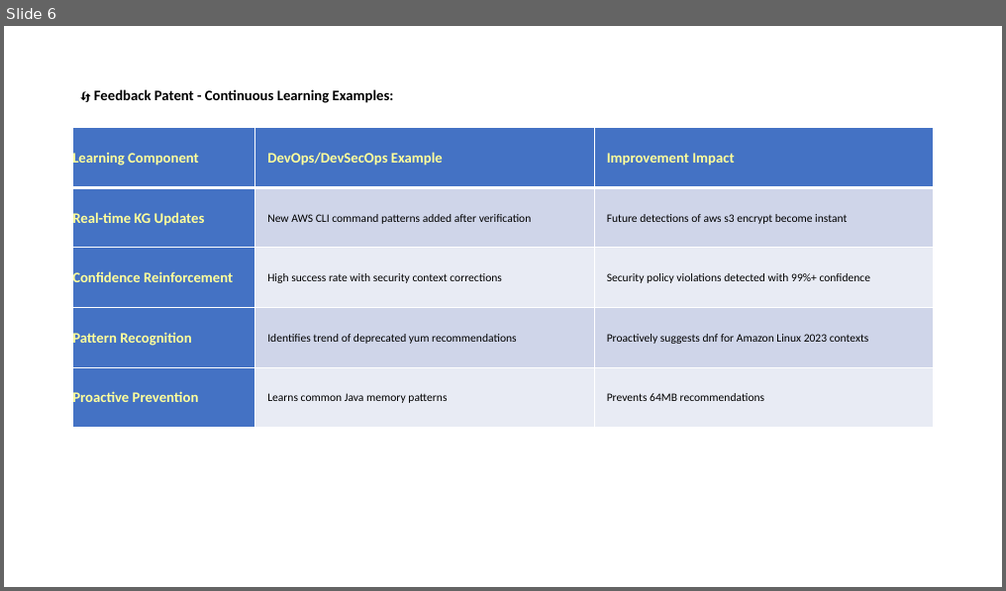
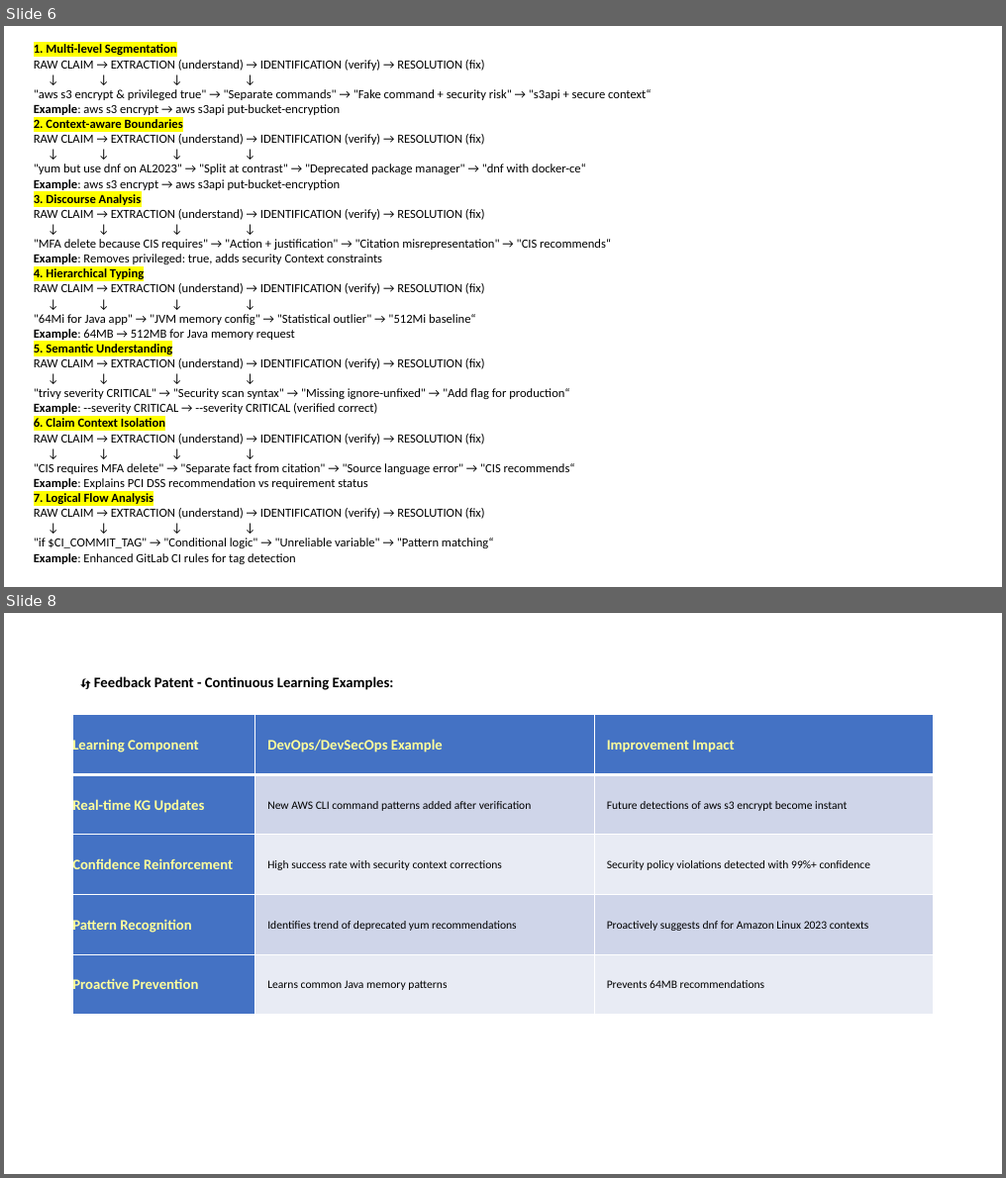
Before and after one commit to KamleshKG/hello_world_app, a slide deck: VeriFactAI-Presentation.pptx. Shown one above the other, each under a label of ours: slide 6 before the commit, slides 6 and 8 after it; the slides between them are not shown. The pictures are 1006x591 and 1006x1178 pixels, drawn with LibreOffice and Linux fonts; fonts in the diff are those of the drawing. Boxes give left, top, right and bottom in pixels: in the first picture for what was removed or moved away, otherwise in the second. Text is boxed around its words. In the diff, an @@ line names an element or a change of style, - is before the commit and + after.

```diff
--- a/VeriFactAI-Presentation.pptx
+++ b/VeriFactAI-Presentation.pptx
@@ slide 6 added at [4, 26, 1002, 587], background #FFFFFF @@
@@ text added at [34, 44, 651, 565], 12 pt, text #000000 @@
+1. Multi-level Segmentation
+RAW CLAIM → EXTRACTION (understand) → IDENTIFICATION (verify) → RESOLUTION (fix)
+↓ ↓ ↓ ↓
+"aws s3 encrypt & privileged true" → "Separate commands" → "Fake command + security risk" → "s3api + secure context“
+Example: aws s3 encrypt → aws s3api put-bucket-encryption
+2. Context-aware Boundaries
+RAW CLAIM → EXTRACTION (understand) → IDENTIFICATION (verify) → RESOLUTION (fix)
+↓ ↓ ↓ ↓
+"yum but use dnf on AL2023" → "Split at contrast" → "Deprecated package manager" → "dnf with docker-ce“
+Example: aws s3 encrypt → aws s3api put-bucket-encryption
+3. Discourse Analysis
+RAW CLAIM → EXTRACTION (understand) → IDENTIFICATION (verify) → RESOLUTION (fix)
+↓ ↓ ↓ ↓
+"MFA delete because CIS requires" → "Action + justification" → "Citation misrepresentation" → "CIS recommends“
+Example: Removes privileged: true, adds security Context constraints
+4. Hierarchical Typing
+RAW CLAIM → EXTRACTION (understand) → IDENTIFICATION (verify) → RESOLUTION (fix)
+↓ ↓ ↓ ↓
+"64Mi for Java app" → "JVM memory config" → "Statistical outlier" → "512Mi baseline“
+Example: 64MB → 512MB for Java memory request
+5. Semantic Understanding
+RAW CLAIM → EXTRACTION (understand) → IDENTIFICATION (verify) → RESOLUTION (fix)
+↓ ↓ ↓ ↓
+"trivy severity CRITICAL" → "Security scan syntax" → "Missing ignore-unfixed" → "Add flag for production“
+Example: --severity CRITICAL → --severity CRITICAL (verified correct)
+6. Claim Context Isolation
+RAW CLAIM → EXTRACTION (understand) → IDENTIFICATION (verify) → RESOLUTION (fix)
+↓ ↓ ↓ ↓
+"CIS requires MFA delete" → "Separate fact from citation" → "Source language error" → "CIS recommends“
+Example: Explains PCI DSS recommendation vs requirement status
+7. Logical Flow Analysis
+RAW CLAIM → EXTRACTION (understand) → IDENTIFICATION (verify) → RESOLUTION (fix)
+↓ ↓ ↓ ↓
+"if $CI_COMMIT_TAG" → "Conditional logic" → "Unreliable variable" → "Pattern matching“
+Example: Enhanced GitLab CI rules for tag detection
@@ what was slide 6 is now slide 8 @@
```
Also in this commit, not shown: 1 other slide added, 47 other files.
